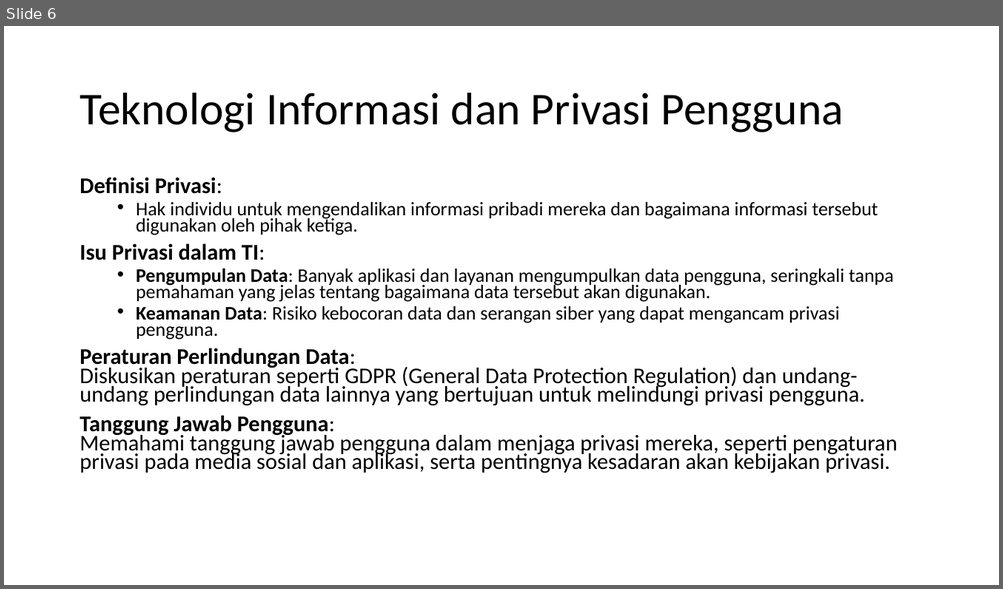
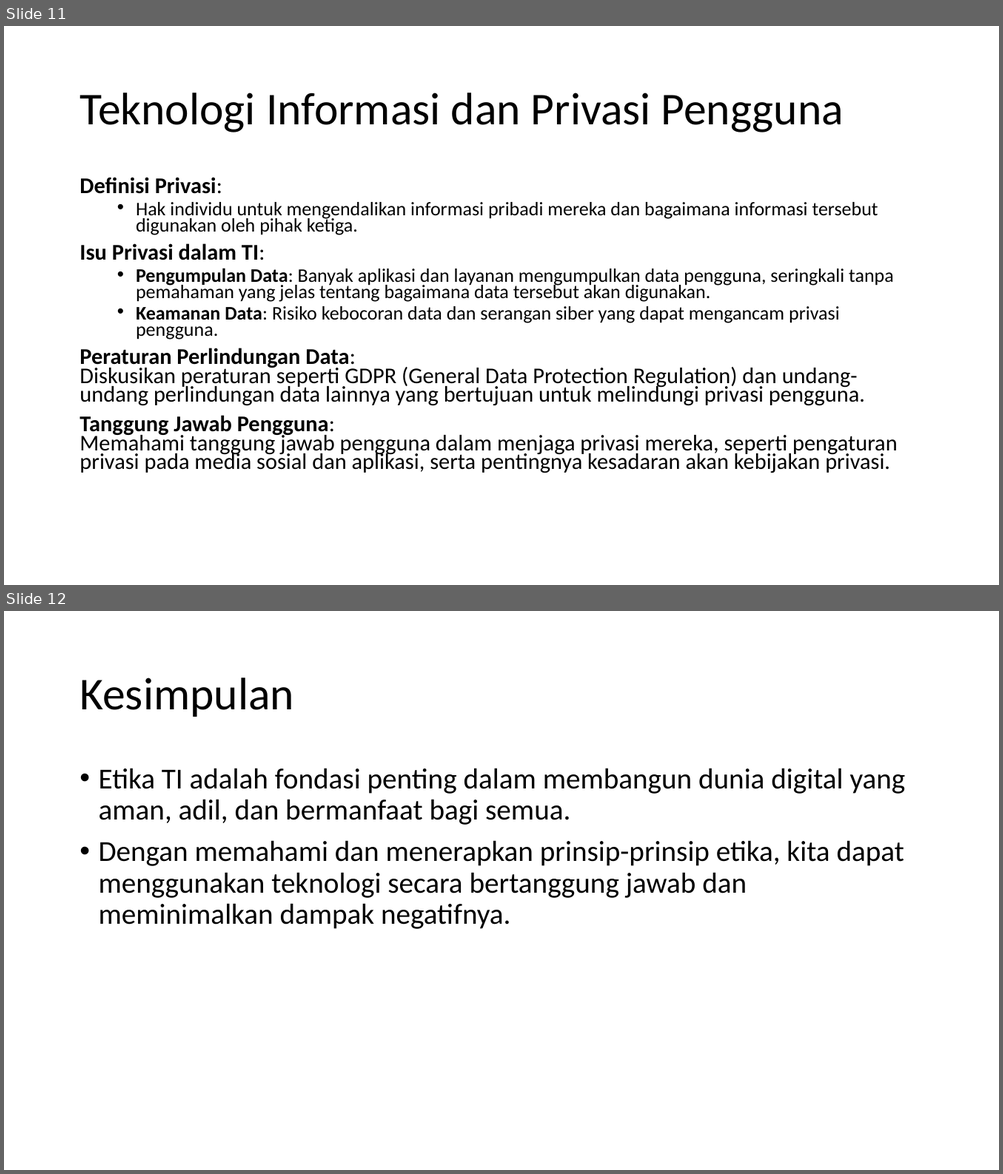
Before and after one commit to hafizirwandi/PengantarTeknologiSistemInformasi, a slide deck: 8. Etika dan Isu Sosial dalam Teknologi Informasi.pptx. Shown one above the other, each under a label of ours: slide 6 before the commit, slides 11 and 12 after it. The pictures are 1003x589 and 1003x1174 pixels, drawn with LibreOffice and Linux fonts; fonts in the diff are those of the drawing. Boxes give left, top, right and bottom in pixels: in the first picture for what was removed or moved away, otherwise in the second. Text is boxed around its words. In the diff, an @@ line names an element or a change of style, - is before the commit and + after.

```diff
--- a/8. Etika dan Isu Sosial dalam Teknologi Informasi.pptx
+++ b/8. Etika dan Isu Sosial dalam Teknologi Informasi.pptx
@@ slide 12 added at (4, 611, 999, 1170), background #FFFFFF @@
@@ title added at (79, 678, 293, 717), 44 pt, text #000000 @@
+Kesimpulan
@@ text added at (99, 768, 905, 929), 28 pt, text #000000 @@
+• Etika TI adalah fondasi penting dalam membangun dunia digital yang aman, adil, dan bermanfaat bagi semua.
+• Dengan memahami dan menerapkan prinsip-prinsip etika, kita dapat menggunakan teknologi secara bertanggung jawab dan meminimalkan dampak negatifnya.
@@ what was slide 6 is now slide 11 @@
```
Also in this commit, not shown: 3 slides changed, 6 other slides added, 1 slide removed, 6 other files.
